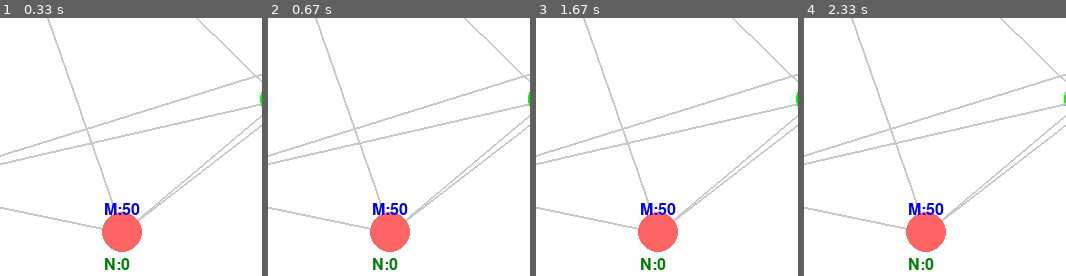
Above: before the commit, frames 1-4 (left to right).
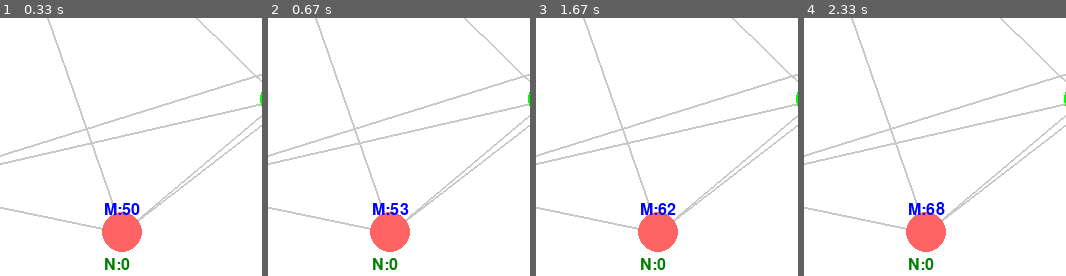
Above: after the commit, the same moments.

Repository: changlaplace/State-io-GNN
Game: pygame game, started from stateio_gym/main_game.py
Same seed, same stepped clock (60 frames per second), same inputs: the game is played once before the commit and once after it.
Inputs (mouse positions are % of the whole screen's width and height, from its top left):
- Up to frame 1 (0.33 s): no input
- Up to frame 2 (0.67 s): tap Space at 0.33 s
- Up to frame 3 (1.67 s): click (74, 56) at 0.72 s; move the mouse to (27, 31) at 1.03 s; tap Space at 1.07, 1.37, 1.57 s
- Up to frame 4 (2.33 s): tap Space at 1.9, 2.2 s
The pictures show only the part of the screen within x 24-74%, y 50-100%; the shares and areas given below are measured in that part.

Frame 1 is identical in both runs. In frame 2, 0.1% of the frame differs, in the area x 50-54%, y 71-77%; in frame 3, 0.1%; in frame 4, 0.2%, in the area x 46-54%, y 71-77%.

Commit message:
Pygame part finished

Diff:
--- a/stateio_gym/pygameui.py
+++ b/stateio_gym/pygameui.py
@@ -3,6 +3,9 @@
 import numpy as np
 
 def pygame_loop(env):
+    X_SCALE_RATIO = 7
+    Y_SCALE_RATIO = 5.5
+
     pygame.init()
     screen = pygame.display.set_mode((800, 600))
     clock = pygame.time.Clock()
@@ -18,13 +21,17 @@
     while running:
         screen.fill((255, 255, 255))
 
+        keys = pygame.key.get_pressed()
+        if keys[pygame.K_SPACE]:
+            env.step((-100,-100))
+
         for event in pygame.event.get():
             if event.type == pygame.QUIT:
                 running = False
             elif event.type == pygame.MOUSEBUTTONDOWN:
                 mx, my = pygame.mouse.get_pos()
                 for i, pos in env.positions.items():
-                    px, py = int(pos[0]*7), int(pos[1]*5.5)
+                    px, py = int(pos[0]*X_SCALE_RATIO), int(pos[1]*Y_SCALE_RATIO)
                     if (mx - px)**2 + (my - py)**2 < 20**2:
                         if selected_base is None:
                             selected_base = i
@@ -34,13 +41,13 @@
 
         # Draw edges
         for (i, j) in env.G.edges():
-            x1, y1 = int(env.positions[i][0]*7), int(env.positions[i][1]*5.5)
-            x2, y2 = int(env.positions[j][0]*7), int(env.positions[j][1]*5.5)
+            x1, y1 = int(env.positions[i][0]*X_SCALE_RATIO), int(env.positions[i][1]*Y_SCALE_RATIO)
+            x2, y2 = int(env.positions[j][0]*X_SCALE_RATIO), int(env.positions[j][1]*Y_SCALE_RATIO)
             pygame.draw.line(screen, (200, 200, 200), (x1, y1), (x2, y2), 2)
 
         # Draw nodes
         for i, pos in env.positions.items():
-            x, y = int(pos[0]*7), int(pos[1]*5.5)
+            x, y = int(pos[0]*X_SCALE_RATIO), int(pos[1]*Y_SCALE_RATIO)
             color = (0, 255, 0) if env.neutral_troop_distribution[i] > 0 else (255, 100, 100)
             pygame.draw.circle(screen, color, (x, y), 20)
             draw_text(f"M:{env.my_troop_distribution[i]}", (x - 18, y - 30), (0, 0, 255))
@@ -50,8 +57,8 @@
 
         # Draw moving troops
         for (src, dst), troop_list in env.my_troop_transferring.items():
-            x0, y0 = int(env.positions[src][0]*7), int(env.positions[src][1]*5.5)
-            x1, y1 = int(env.positions[dst][0]*7), int(env.positions[dst][1]*5.5)
+            x0, y0 = int(env.positions[src][0]*X_SCALE_RATIO), int(env.positions[src][1]*Y_SCALE_RATIO)
+            x1, y1 = int(env.positions[dst][0]*X_SCALE_RATIO), int(env.positions[dst][1]*Y_SCALE_RATIO)
             for troop in troop_list:
                 t_total = env.distance_matrix[src, dst] / env.speed
                 frac = 1 - troop["time_remaining"] / t_total
@@ -62,6 +69,6 @@
                 draw_text(str(troop["units"]), (xt - 10, yt - 20))
 
         pygame.display.flip()
-        clock.tick(30)
+        clock.tick(60)
 
     pygame.quit()
--- a/stateio_gym/stateio_env.py
+++ b/stateio_gym/stateio_env.py
@@ -20,7 +20,7 @@
 
         self.enemy_enabled = False
         self.num_nodes = 5         # Number of bases on the map
-        self.speed = 20
+        self.speed = 3
         self.renderflag = renderflag
 
         positions = {i: np.random.rand(2) * 100 for i in range(self.num_nodes)}  # 0 to 100 2d coordinates
